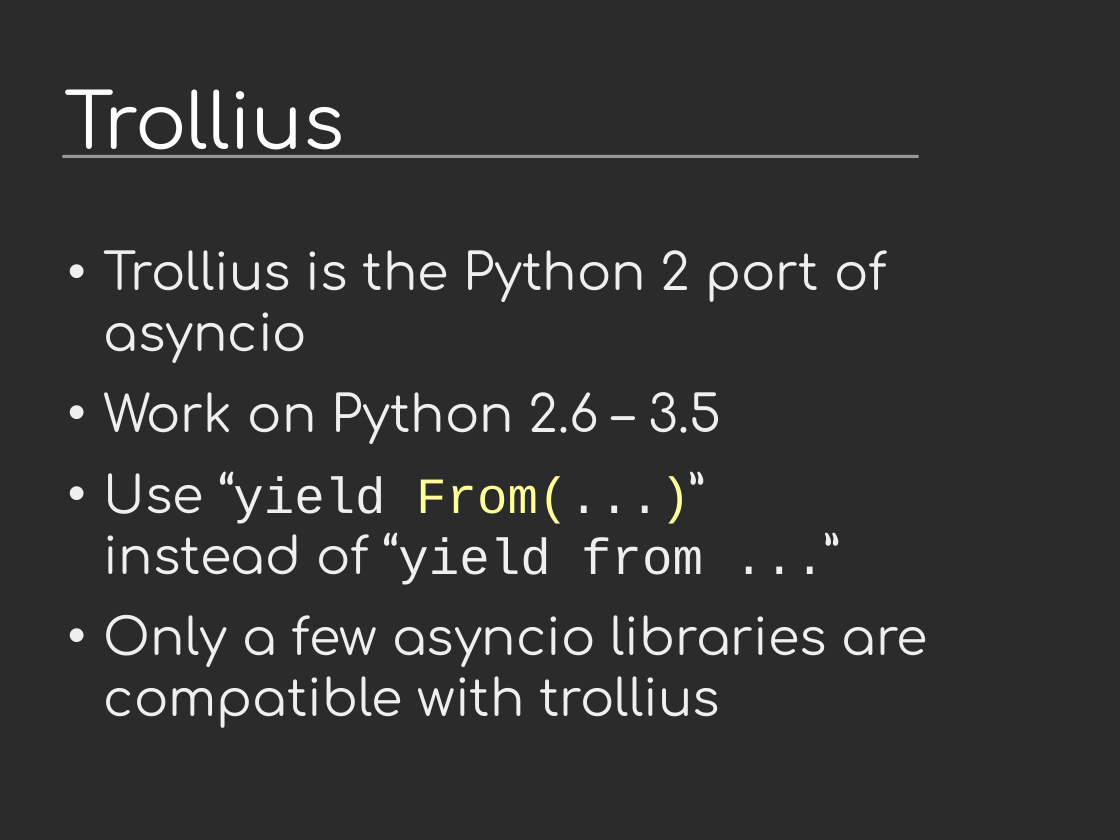
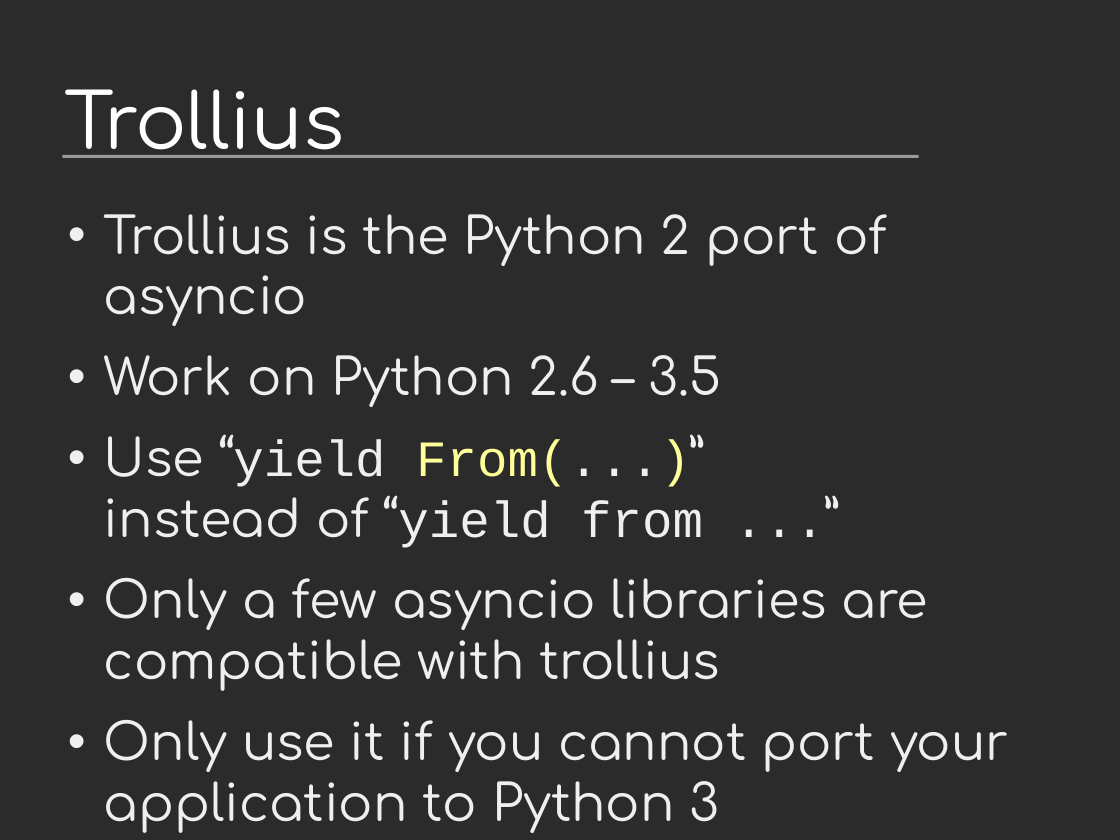
Before and after one commit to vstinner/talks, a slide deck: slide 23 of 2015-EuroPython-Bilbao/asyncio-community.odp (slide 22 before the commit). Drawn at 1120x840 pixels with LibreOffice and Linux fonts; fonts in the diff are those of the drawing; background and template pictures are left out; a plain dark background stands for a picture behind light text. Boxes give left, top, right and bottom in pixels: in the first picture for what was removed or moved away, otherwise in the second. Text is boxed around its words. In the diff, an @@ line names an element or a change of style, - is before the commit and + after.

```diff
--- a/2015-EuroPython-Bilbao/asyncio-community.odp
+++ b/2015-EuroPython-Bilbao/asyncio-community.odp
@@ text "Trollius is the Python 2 ...": place and size @@
-text "Trollius is the Python 2 ..." at (104,250,928,728)
+text "Trollius is the Python 2 ..." at (104,214,1009,833)
@@ text at (104,720,1009,833): paragraph added @@
+• Only use it if you cannot port your application to Python 3
```
Also in this commit, not shown: 5 other slides changed, 3 slides added, 3 other files.
